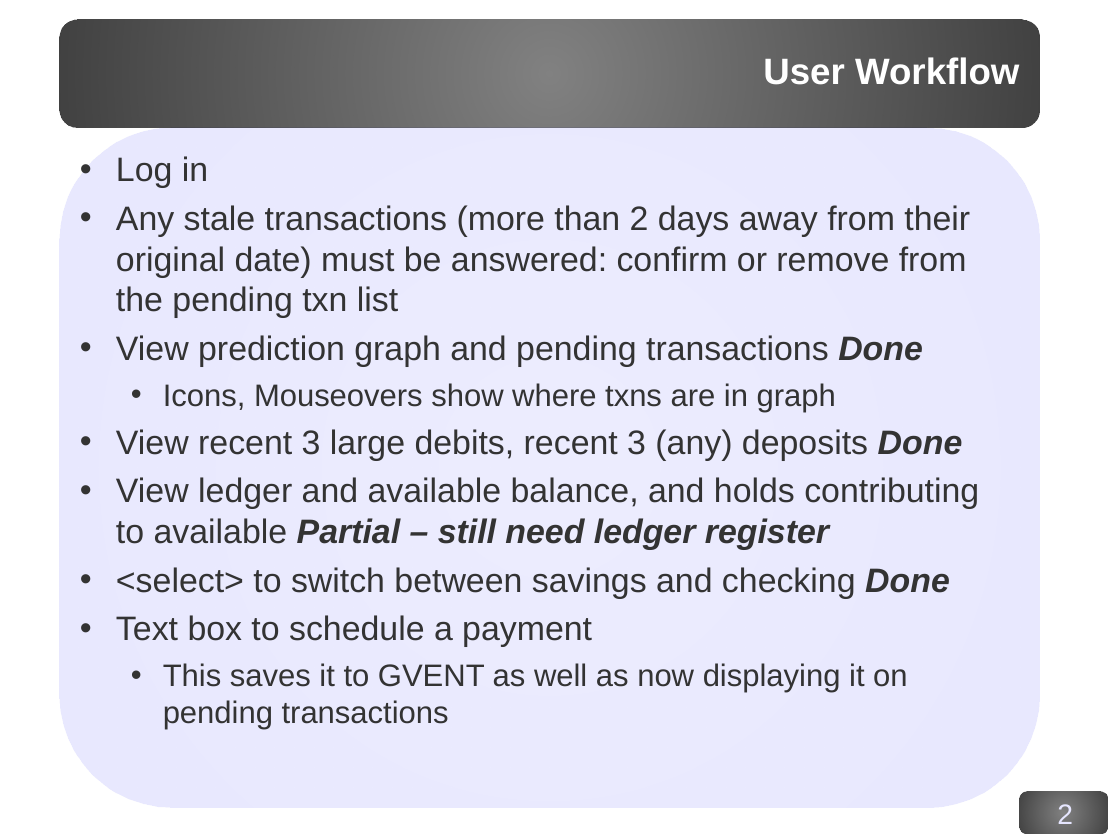
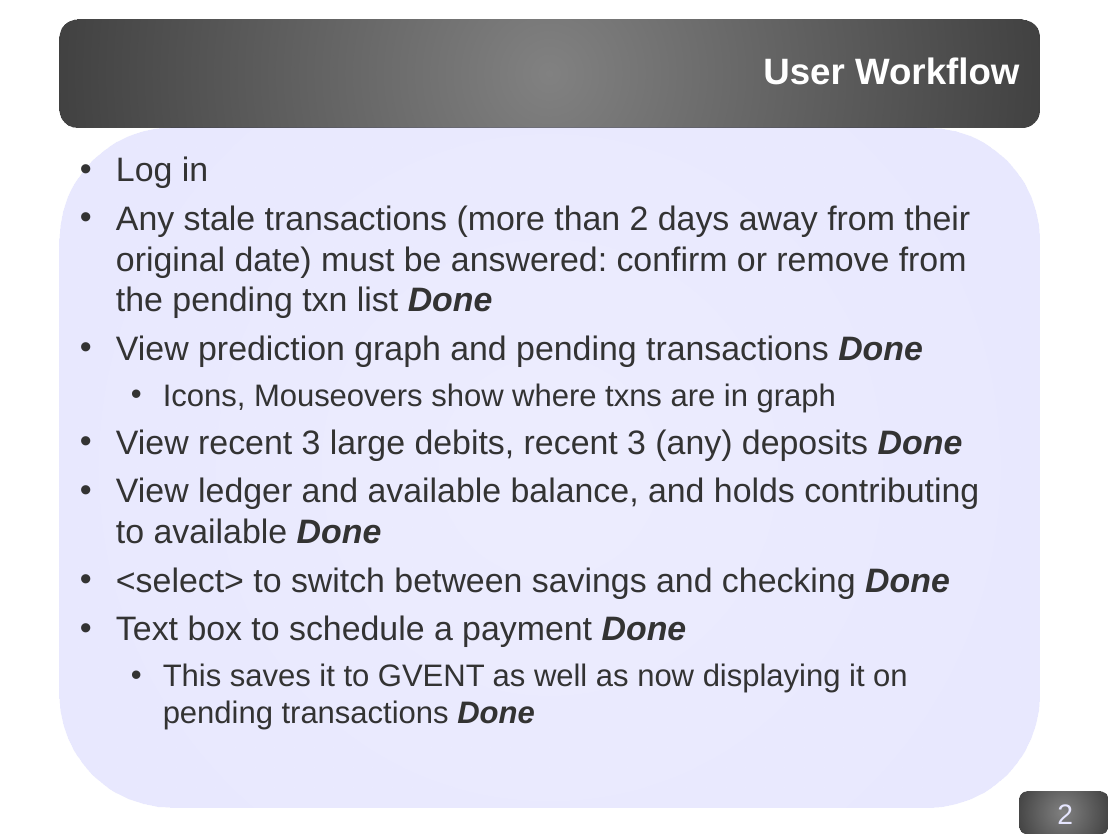
Before and after one commit to corydodt/Afloat, a slide deck: slide 2 of doc/afloat.odp. Drawn at 1120x840 pixels with LibreOffice and Linux fonts; fonts in the diff are those of the drawing; background and template pictures are left out. Boxes give left, top, right and bottom in pixels: in the first picture for what was removed or moved away, otherwise in the second. Text is boxed around its words. In the diff, an @@ line names an element or a change of style, - is before the commit and + after.

```diff
--- a/doc/afloat.odp
+++ b/doc/afloat.odp
@@ text at (x1=116, y1=205, x2=970, y2=318): text changed @@
-• Any stale transactions (more than 2 days away from their original date) must be answered: confirm or remove from the pending txn list
+• Any stale transactions (more than 2 days away from their original date) must be answered: confirm or remove from the pending txn list Done
@@ text at (x1=116, y1=477, x2=979, y2=544): text changed @@
-• View ledger and available balance, and holds contributing to available Partial – still need ledger register
+• View ledger and available balance, and holds contributing to available Done
@@ text at (x1=116, y1=615, x2=907, y2=730): text changed @@
-• Text box to schedule a payment
-  • This saves it to GVENT as well as now displaying it on pending transactions
+• Text box to schedule a payment Done
+  • This saves it to GVENT as well as now displaying it on pending transactions Done
```
Also in this commit, not shown: 2 other slides changed.
